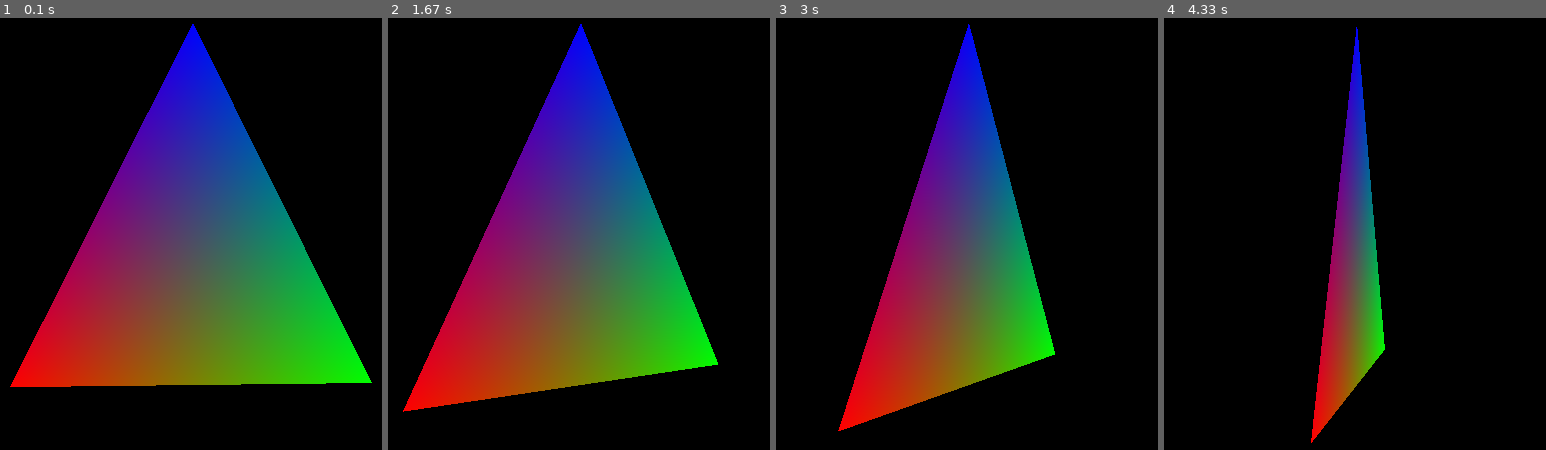
Above: before the commit, frames 1-4 (left to right).
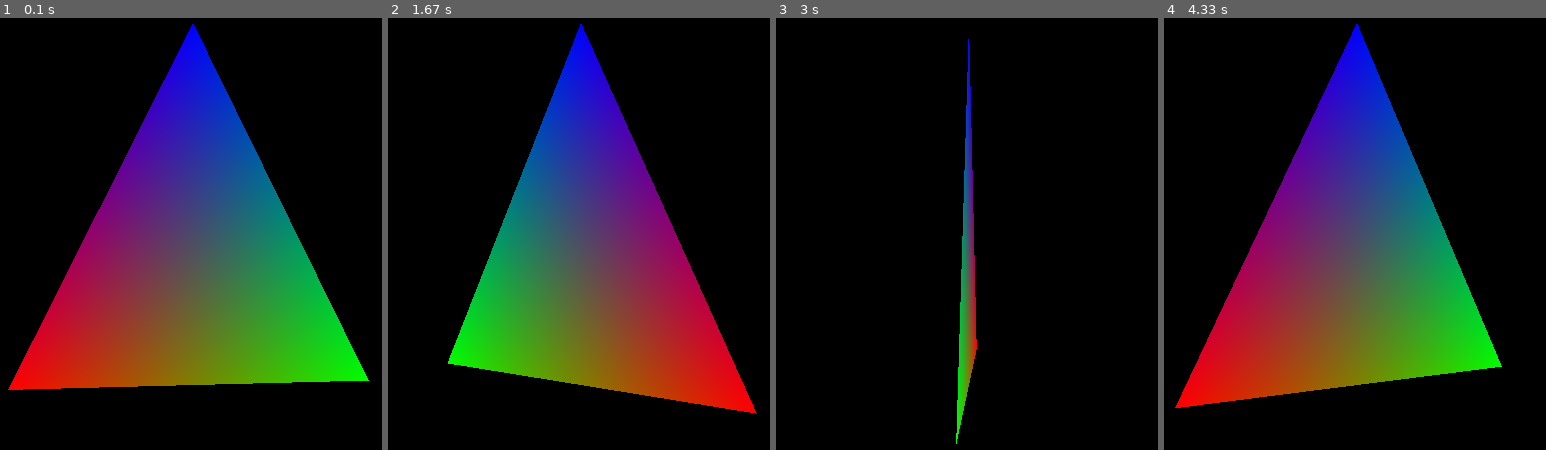
Above: after the commit, the same moments.

Repository: danadrianmirea/pygame-playground
Game: pygame game, started from pygame_triangle.py
Two runs of this game, one before a commit and one after it. Both use one fixed random seed, a clock stepped at 60 frames per second and the inputs below.
Inputs:
- Up to frame 1 (0.1 s): no input
- Up to frame 2 (1.67 s): no input
- Up to frame 3 (3 s): no input
- Up to frame 4 (4.33 s): no input

The runs differ from the first frame. In frame 1, 0.6% of the frame differs, in the area x 2-98%, y 8-87%; in frame 2, 33%; in frame 3, 23%; in frame 4, 33%, in the area x 2-89%, y 1-99%.

Commit message:
modified:   pygame_triangle.py

Diff:
--- a/pygame_triangle.py
+++ b/pygame_triangle.py
@@ -3,7 +3,7 @@
 from OpenGL.GL import *
 from OpenGL.GLU import *
 
-rotSpeed = 0.3
+degreesPerSecond = 90
 
 def draw_triangle():
     # Draw a triangle
@@ -42,10 +42,13 @@
     glTranslatef(0.0, 0.0, -2.0)  # Move the triangle into view
 
     angle = 0  # Initialize rotation angle
+    clock = pygame.time.Clock()  # Initialize pygame clock for delta time calculation
 
     # Main loop
     running = True
     while running:
+        delta_time = clock.tick(60) / 1000.0  # Calculate delta time in seconds
+
         for event in pygame.event.get():
             if event.type == QUIT or (event.type == KEYDOWN and event.key == K_ESCAPE):
                 running = False
@@ -61,10 +64,8 @@
         # Draw the triangle
         draw_triangle()
 
-        # Update the angle for the next frame
-        angle += rotSpeed  # Increase the angle to make the triangle spin
-        if(angle > 360):
-            angle -= 360
+        # Update the angle for the next frame using delta time
+        angle += degreesPerSecond * delta_time  # Rotate 90 degrees per second
 
         # Swap buffers to display the rendered image
         pygame.display.flip()
